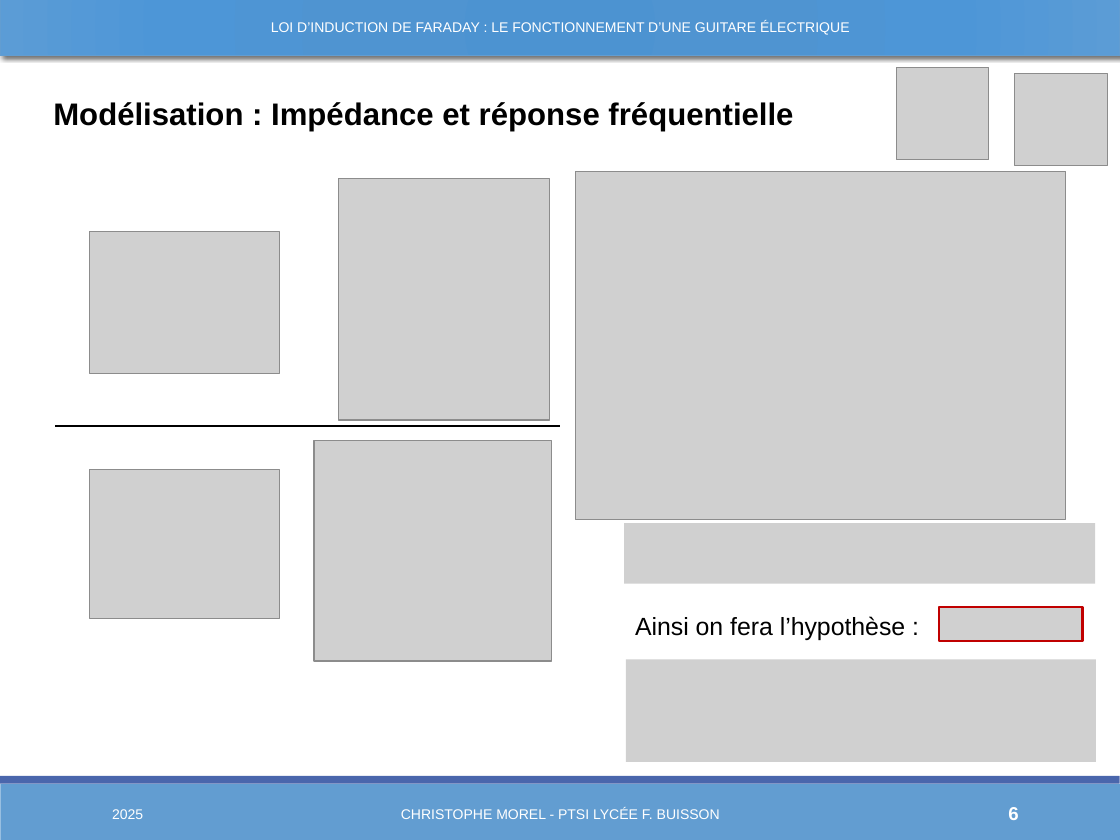
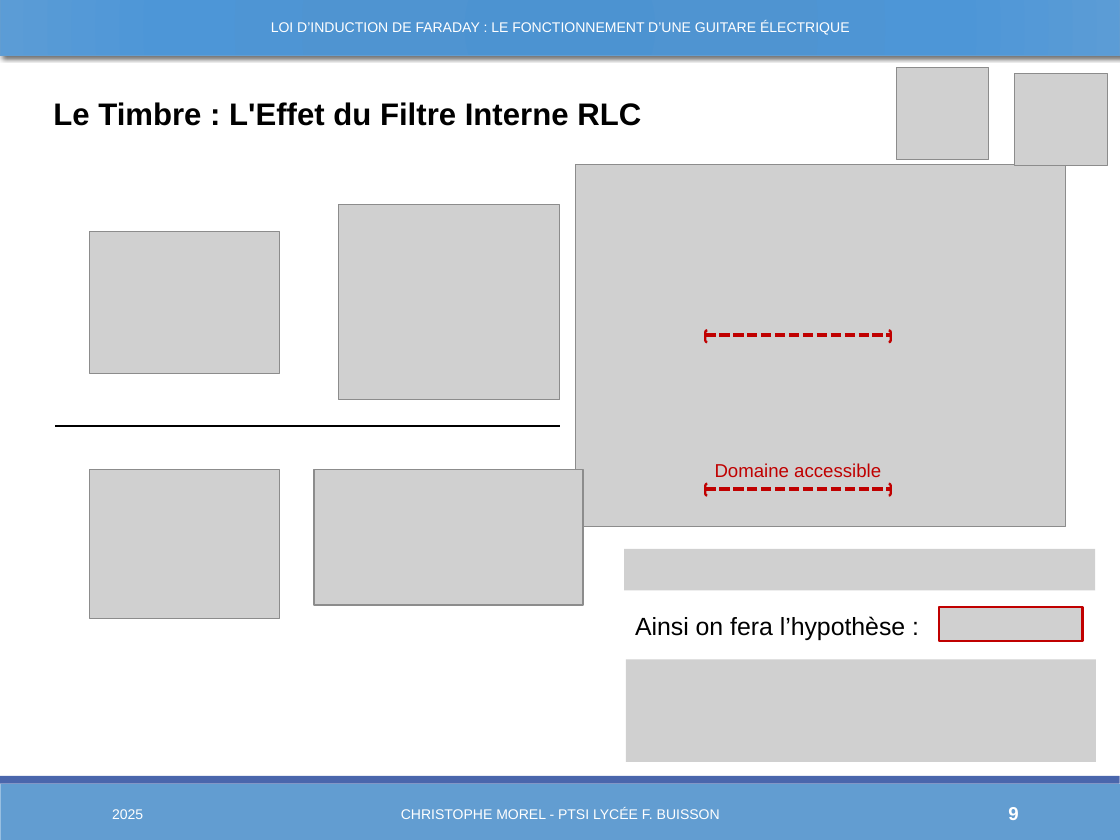
Before and after one commit to Chrismorel7/TIPE---Micro_guitare_elec, a slide deck: slide 9 of Views/Novembre.pptx (slide 6 before the commit). Drawn at 1120x840 pixels with LibreOffice and Linux fonts; fonts in the diff are those of the drawing; grey boxes stand for pictures. Boxes give left, top, right and bottom in pixels: in the first picture for what was removed or moved away, otherwise in the second. Text is boxed around its words. In the diff, an @@ line names an element or a change of style, - is before the commit and + after.

```diff
--- a/Views/Novembre.pptx
+++ b/Views/Novembre.pptx
@@ text at [53,102,641,126]: text changed @@
-Modélisation : Impédance et réponse fréquentielle
+Le Timbre : L'Effet du Filtre Interne RLC
@@ picture: place and size @@
-picture at [576,171,1066,520]
+picture at [576,165,1066,528]
@@ picture: place and size @@
-picture at [338,179,550,420]
+picture at [338,205,560,400]
@@ bracket pair added at [706,330,892,343], outline #C00000 1.5 pt @@
@@ line added from (706, 335) to (890, 335), #C00000 2.25 pt dashed @@
@@ picture: place and size @@
-picture at [314,441,551,662]
+picture at [314,469,582,605]
@@ text added at [715,463,881,477], 12 pt, text #C00000 @@
+Domaine accessible
@@ bracket pair added at [706,484,892,496], outline #C00000 1.5 pt @@
@@ line added from (706, 489) to (890, 489), #C00000 2.25 pt dashed @@
@@ picture: place and size @@
-picture at [624,523,1095,584]
+picture at [624,549,1095,590]
@@ page number at [1008,807,1018,820]: text changed @@
-6
+9
```
Also in this commit, not shown: 10 other slides changed, 6 slides added, 34 other files.
